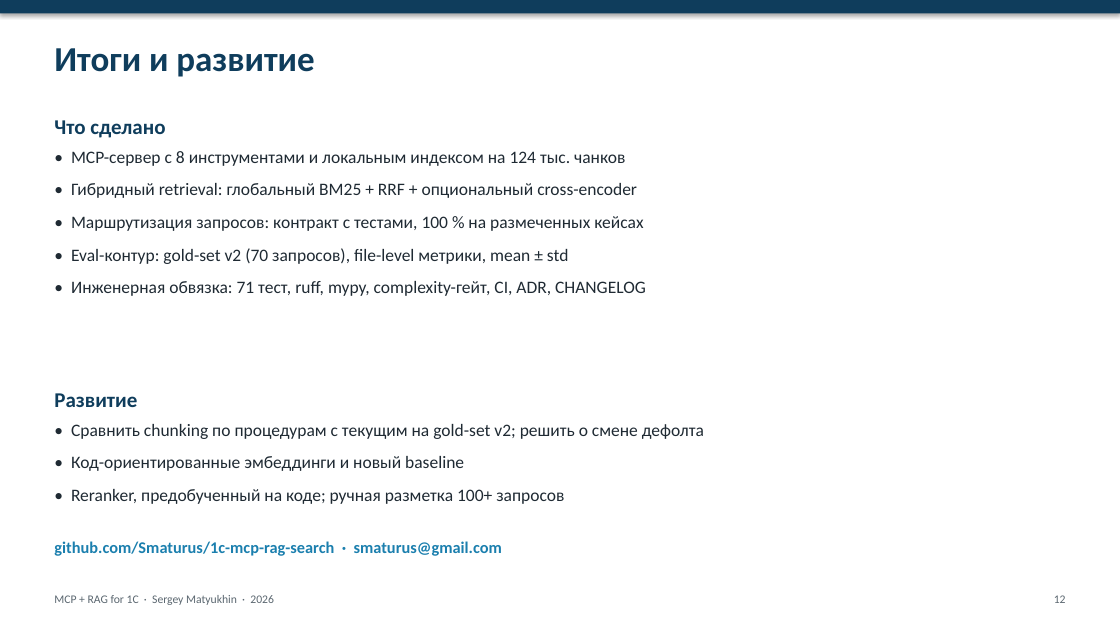
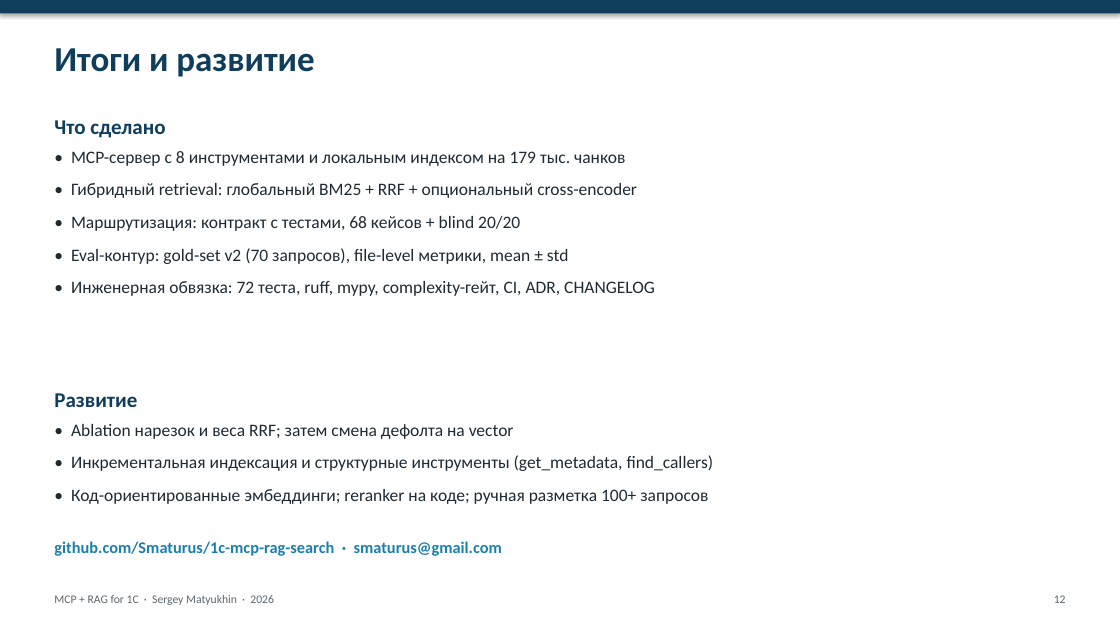
Before and after one commit to Smaturus/1c-mcp-rag-search, a slide deck: slide 12 of docs/presentation/1c-mcp-rag-search-slides.pptx. Drawn at 1120x630 pixels with LibreOffice and Linux fonts; fonts in the diff are those of the drawing. Boxes give left, top, right and bottom in pixels: in the first picture for what was removed or moved away, otherwise in the second. Text is boxed around its words. In the diff, an @@ line names an element or a change of style, - is before the commit and + after.

Commit message:
docs(presentation): refresh deck with the current corpus results
Numbers now reflect the rebuilt corpus and the measured shift: 179 586 chunks, vector nDCG@10 0.339 +/- 0.023, hybrid 0.301 +/- 0.017, reranker 0.117; routing 68 cases + 20-case blind set; metadata BM25 99.7%. Adds ADR 0008/0009 to the decision slide and updates the roadmap.

```diff
--- a/docs/presentation/1c-mcp-rag-search-slides.pptx
+++ b/docs/presentation/1c-mcp-rag-search-slides.pptx
@@ text at [71,151,625,166]: text changed @@
-• MCP-сервер с 8 инструментами и локальным индексом на 124 тыс. чанков
+• MCP-сервер с 8 инструментами и локальным индексом на 179 тыс. чанков
@@ text at [71,216,520,231]: text changed @@
-• Маршрутизация запросов: контракт с тестами, 100 % на размеченных кейсах
+• Маршрутизация: контракт с тестами, 68 кейсов + blind 20/20
@@ text at [71,281,655,296]: text changed @@
-• Инженерная обвязка: 71 тест, ruff, mypy, complexity-гейт, CI, ADR, CHANGELOG
+• Инженерная обвязка: 72 теста, ruff, mypy, complexity-гейт, CI, ADR, CHANGELOG
@@ text at [71,424,714,504]: text changed @@
-• Сравнить chunking по процедурам с текущим на gold-set v2; решить о смене дефолта
-• Код-ориентированные эмбеддинги и новый baseline
-• Reranker, предобученный на коде; ручная разметка 100+ запросов
+• Ablation нарезок и веса RRF; затем смена дефолта на vector
+• Инкрементальная индексация и структурные инструменты (get_metadata, find_callers)
+• Код-ориентированные эмбеддинги; reranker на коде; ручная разметка 100+ запросов
```
Also in this commit, not shown: 9 other slides changed, 1 other file.
